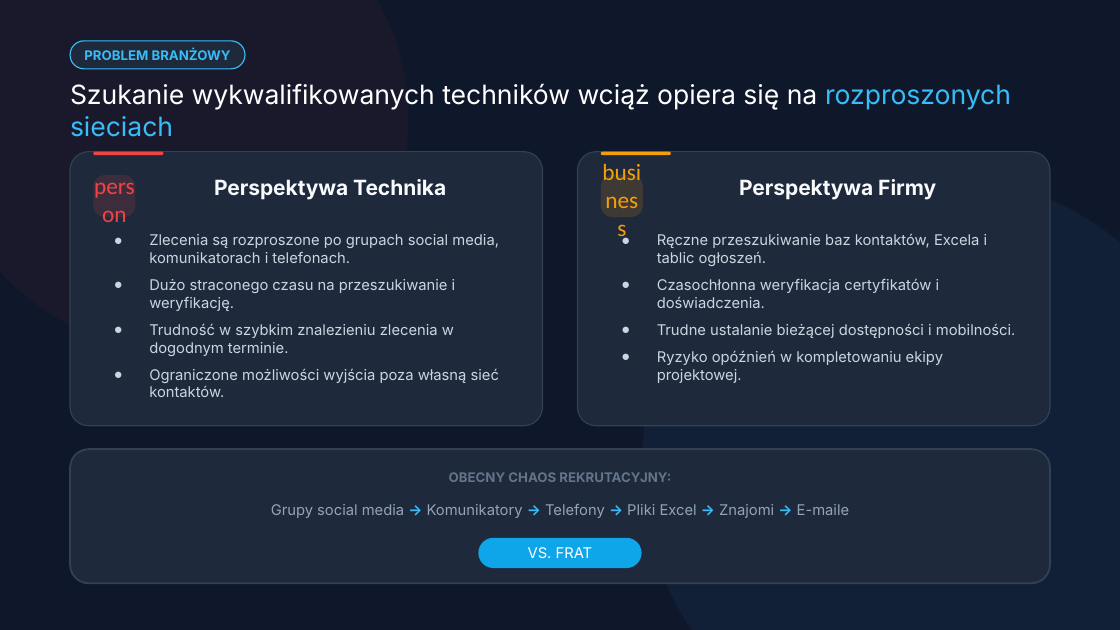
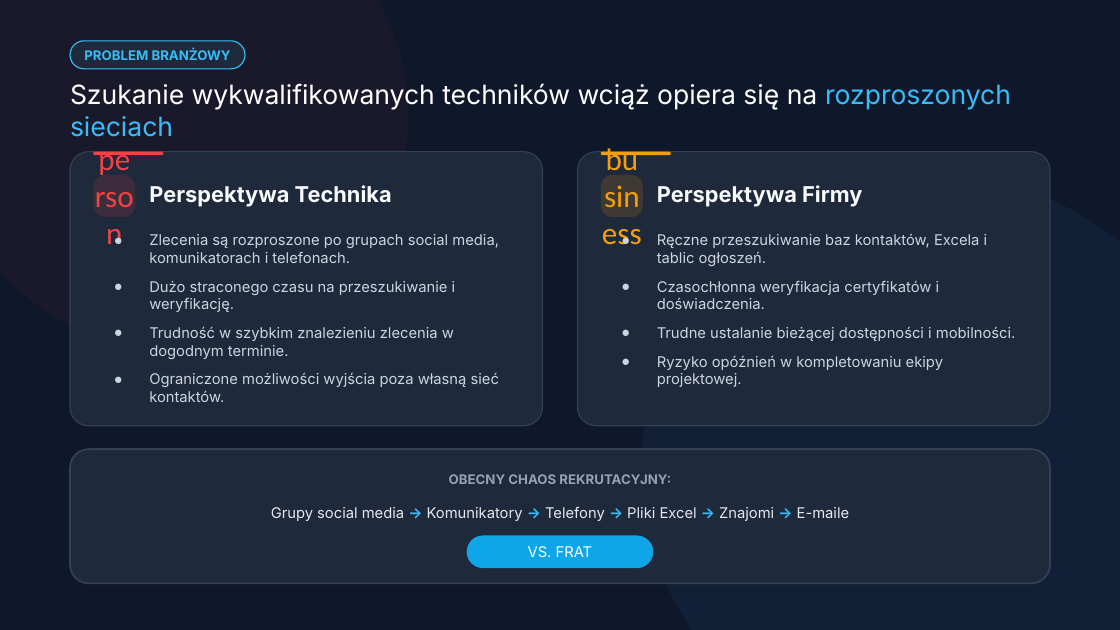
Before and after one commit to pawelmat142/frat, a slide deck: slide 2 of presentation/frat pitch deck.pptx. Drawn at 1120x630 pixels with LibreOffice and Linux fonts; fonts in the diff are those of the drawing. Boxes give left, top, right and bottom in pixels: in the first picture for what was removed or moved away, otherwise in the second. Text is boxed around its words. In the diff, an @@ line names an element or a change of style, - is before the commit and + after.

Commit message:
working on presentation

```diff
--- a/presentation/frat pitch deck.pptx
+++ b/presentation/frat pitch deck.pptx
@@ text "person" at <box>93,174,136,216</box>: size 15 to 20 pt @@
@@ text "Perspektywa Technika" at <box>149,185,392,207</box>: size 13.5 to 14 pt; alignment centre to left; vertical alignment top to middle @@
@@ text "business" at <box>600,174,643,216</box>: size 15 to 20 pt @@
@@ text "Perspektywa Firmy" at <box>657,185,862,207</box>: size 13.5 to 14 pt; alignment centre to left; vertical alignment top to middle @@
@@ text at <box>149,281,499,402</box>: more space between paragraphs @@
@@ text at <box>657,281,1015,387</box>: more space between paragraphs @@
@@ text "OBECNY CHAOS REKRUTACYJNY:" at <box>449,474,671,484</box>: text colour #64748B to #94A3B8 @@
@@ text "Grupy social media → Komunikatory ..." at <box>271,507,850,521</box>: text colour #94A3B8 to #E2E8F0 @@
@@ rounded rectangle: place and size @@
-rounded rectangle at <box>478,538,642,568</box>
+rounded rectangle at <box>467,535,654,568</box>
```
Also in this commit, not shown: 1 other slide changed, 12 slides added, 1 slide removed.
